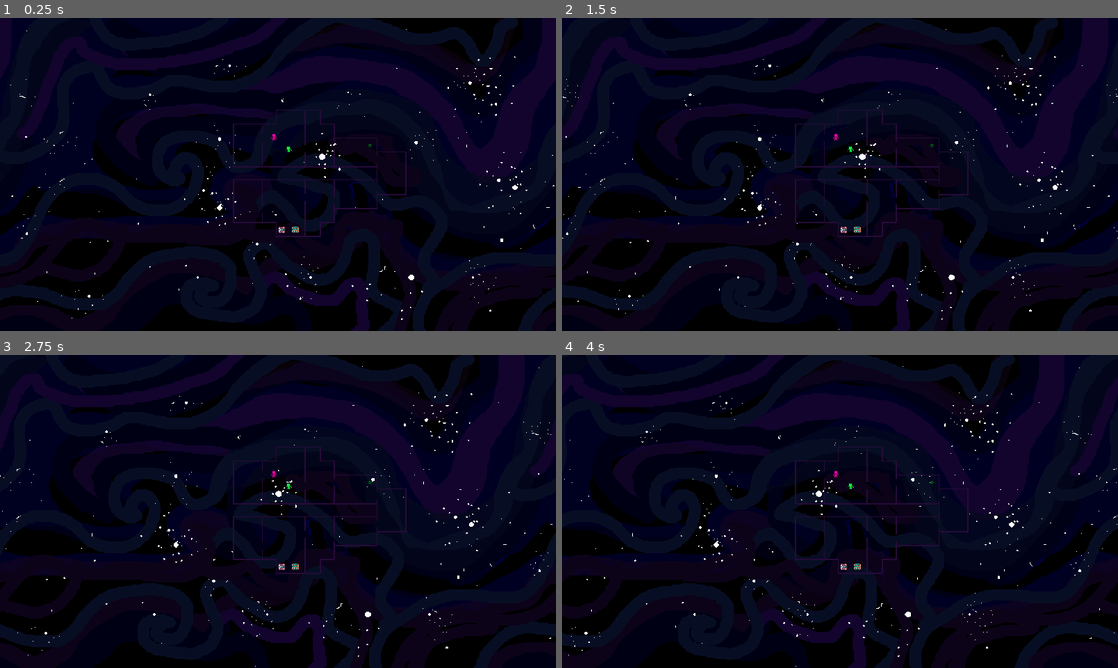
Above: before the commit, frames 1-4 (two rows, left to right).
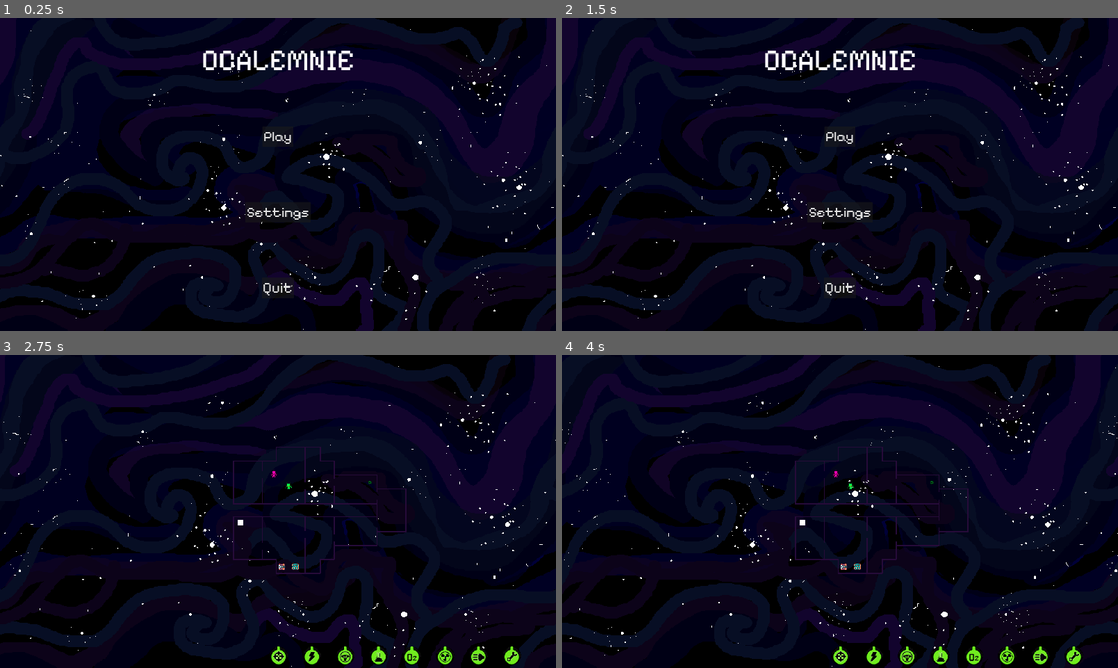
Above: after the commit, the same moments.

Repository: feargrinn/cyberiada2024
Game: Godot game, scene res://scenes/key_scenes/main_menu.tscn
Same seed, same stepped clock (60 frames per second), same inputs: the game is played once before the commit and once after it. Before the commit the project starts from res://scenes/key_scenes/game.tscn.
Inputs (mouse positions are in pixels of both pictures, inside the frame that each line leads up to):
- Up to frame 1 (0.25 s): no input
- Up to frame 2 (1.5 s): click (840, 212) at 0.5 s, where only the run after the commit has a clickable "Settings"; click (701, 280) at 1.25 s, where only the run after the commit has a clickable "Back"
- Up to frame 3 (2.75 s): click (278, 473) at 2 s, where only the run after the commit has a clickable "Play"
- Up to frame 4 (4 s): tap Enter (interact_B) at 2.75 s; tap S (A_dol) at 2.85 s; tap W (A_gora) at 3.6 s

The runs differ from the first frame. In frame 1, 7.7% of the frame differs, in the area x 0-100%, y 0-100%; in frame 2, 18%; in frame 3, 18%; in frame 4, 18%.

Commit message:
qol globale
jvhsdfjkbkjhlrlkksshvahg

Diff:
--- a/project.godot
+++ b/project.godot
@@ -11,7 +11,7 @@
 [application]
 
 config/name="gamejam working"
-run/main_scene="res://scenes/key_scenes/game.tscn"
+run/main_scene="res://scenes/key_scenes/main_menu.tscn"
 config/features=PackedStringArray("4.3", "GL Compatibility")
 config/icon="res://textures/postacie/wobot1_sprite_32x32.png"
 
--- a/scenes/key_scenes/game.tscn
+++ b/scenes/key_scenes/game.tscn
@@ -1,17 +1,26 @@
-[gd_scene load_steps=16 format=4 uid="uid://dr6pjruspb74u"]
-
-[ext_resource type="Texture2D" uid="uid://yu3wvduxrvn1" path="res://textures/background_stars.png" id="1_0hcai"]
+[gd_scene load_steps=26 format=4 uid="uid://dr6pjruspb74u"]
+
+[ext_resource type="Texture2D" uid="uid://dtwgxia2w7r64" path="res://textures/background_stars.png" id="1_0hcai"]
 [ext_resource type="Script" path="res://scripts/game.gd" id="1_mhe3d"]
 [ext_resource type="FontFile" uid="uid://cvka4xpwf0gfv" path="res://font/Pixelify_Sans/static/PixelifySans-Regular.ttf" id="1_orwdl"]
 [ext_resource type="PackedScene" uid="uid://bsadwdkvdmcp1" path="res://scenes/key_scenes/characterA.tscn" id="3_l4nfy"]
-[ext_resource type="Texture2D" uid="uid://dnel7ael7qtfg" path="res://textures/tilemap/tilemap.png" id="4_cmho3"]
+[ext_resource type="Texture2D" uid="uid://d2qohk16bplma" path="res://textures/tilemap/tilemap.png" id="4_cmho3"]
 [ext_resource type="Script" path="res://scripts/character_a.gd" id="4_y8s4w"]
 [ext_resource type="PackedScene" uid="uid://bskyjnmvgga3m" path="res://scenes/key_scenes/characterB.tscn" id="5_uwlxt"]
 [ext_resource type="PackedScene" uid="uid://bhx5ge86pfjav" path="res://scenes/smaller_scenes/wrench.tscn" id="6_hnola"]
 [ext_resource type="AudioStream" uid="uid://d3arsbkqn4ub5" path="res://audio/mainthemeiguess.mp3" id="8_hkgy1"]
-[ext_resource type="PackedScene" uid="uid://b0fky7fjf4adh" path="res://scenes/smaller_scenes/valve.tscn" id="9_e188o"]
-[ext_resource type="Texture2D" uid="uid://dex1vx3ycnhca" path="res://textures/statek/ship_ref.png" id="11_dk6ki"]
+[ext_resource type="PackedScene" uid="uid://8l3xkxatwxlj" path="res://scenes/smaller_scenes/valve.tscn" id="9_e188o"]
+[ext_resource type="Texture2D" uid="uid://vvhk1pvjkfer" path="res://textures/statek/ship_ref.png" id="11_dk6ki"]
 [ext_resource type="PackedScene" uid="uid://c3er8gmc1yhdc" path="res://scenes/smaller_scenes/oxygen_fixer.tscn" id="11_njxq5"]
+[ext_resource type="Script" path="res://scenes/key_scenes/medbay_oxygen.gd" id="13_y0geu"]
+[ext_resource type="Texture2D" uid="uid://yraqxdibqe5u" path="res://textures/Symbole GUI statku/CisnienieGood.png" id="14_elmuy"]
+[ext_resource type="Texture2D" uid="uid://dhbblg65bmarf" path="res://textures/Symbole GUI statku/EnergiaGood.png" id="15_22m7y"]
+[ext_resource type="Texture2D" uid="uid://5evfsd4vftr2" path="res://textures/Symbole GUI statku/KokpitGood.png" id="16_w41h1"]
+[ext_resource type="Texture2D" uid="uid://cy4mknu2nivo2" path="res://textures/Symbole GUI statku/LabGood.png" id="17_qer5v"]
+[ext_resource type="Texture2D" uid="uid://71eba7k7pn8o" path="res://textures/Symbole GUI statku/o2Good.png" id="18_0mwhp"]
+[ext_resource type="Texture2D" uid="uid://bfaub4ja2x5gt" path="res://textures/Symbole GUI statku/ReaktorGood.png" id="19_pffvp"]
+[ext_resource type="Texture2D" uid="uid://bevjoqxs7fevx" path="res://textures/Symbole GUI statku/SilnikGood.png" id="20_8cfy6"]
+[ext_resource type="Texture2D" uid="uid://bqro4edpinsnn" path="res://textures/Symbole GUI statku/WorkshopGood.png" id="21_03kw8"]
 
 [sub_resource type="Theme" id="Theme_uob01"]
 resource_name = "default_theme"
@@ -57,6 +66,8 @@
 physics_layer_0/collision_layer = 1
 sources/0 = SubResource("TileSetAtlasSource_2upoi")
 
+[sub_resource type="RectangleShape2D" id="RectangleShape2D_dja3j"]
+
 [node name="gui" type="MarginContainer"]
 anchors_preset = 15
 anchor_right = 1.0
@@ -119,54 +130,93 @@
 [node name="OxygenFixer" parent="game" instance=ExtResource("11_njxq5")]
 position = Vector2(1277, 440)
 
-[node name="HBoxContainer" type="HBoxContainer" parent="."]
+[node name="medbay_oxygen" type="Area2D" parent="game" groups=["interactable"]]
+position = Vector2(831, 579)
+script = ExtResource("13_y0geu")
+
+[node name="CollisionShape2D" type="CollisionShape2D" parent="game/medbay_oxygen"]
+shape = SubResource("RectangleShape2D_dja3j")
+
+[node name="ColorRect" type="ColorRect" parent="game/medbay_oxygen"]
+offset_left = -10.0
+offset_top = -10.0
+offset_right = 10.0
+offset_bottom = 10.0
+metadata/_edit_use_anchors_ = true
+
+[node name="MarginContainer" type="MarginContainer" parent="."]
+layout_mode = 2
+theme_override_constants/margin_left = 42
+theme_override_constants/margin_top = 42
+theme_override_constants/margin_right = 42
+theme_override_constants/margin_bottom = 42
+
+[node name="HBoxContainer" type="HBoxContainer" parent="MarginContainer"]
 layout_mode = 2
 size_flags_vertical = 8
 
-[node name="Control" type="Control" parent="HBoxContainer"]
-layout_mode = 2
-size_flags_horizontal = 3
-
-[node name="Sprite2D" type="Sprite2D" parent="HBoxContainer/Control"]
-
-[node name="Control2" type="Control" parent="HBoxContainer"]
-layout_mode = 2
-size_flags_horizontal = 3
-
-[node name="Sprite2D" type="Sprite2D" parent="HBoxContainer/Control2"]
-
-[node name="Control3" type="Control" parent="HBoxContainer"]
-layout_mode = 2
-size_flags_horizontal = 3
-
-[node name="Sprite2D" type="Sprite2D" parent="HBoxContainer/Control3"]
-
-[node name="Control4" type="Control" parent="HBoxContainer"]
-layout_mode = 2
-size_flags_horizontal = 3
-
-[node name="Sprite2D" type="Sprite2D" parent="HBoxContainer/Control4"]
-
-[node name="Control5" type="Control" parent="HBoxContainer"]
-layout_mode = 2
-size_flags_horizontal = 3
-
-[node name="Sprite2D" type="Sprite2D" parent="HBoxContainer/Control5"]
-
-[node name="Control6" type="Control" parent="HBoxContainer"]
-layout_mode = 2
-size_flags_horizontal = 3
-
-[node name="Sprite2D" type="Sprite2D" parent="HBoxContainer/Control6"]
-
-[node name="Control7" type="Control" parent="HBoxContainer"]
-layout_mode = 2
-size_flags_horizontal = 3
-
-[node name="Sprite2D" type="Sprite2D" parent="HBoxContainer/Control7"]
-
-[node name="Control8" type="Control" parent="HBoxContainer"]
-layout_mode = 2
-size_flags_horizontal = 3
-
-[node name="Sprite2D" type="Sprite2D" parent="HBoxContainer/Control8"]
+[node name="Control" type="Control" parent="MarginContainer/HBoxContainer"]
+layout_mode = 2
+size_flags_horizontal = 3
+
+[node name="HBoxContainer" type="HBoxContainer" parent="MarginContainer/HBoxContainer"]
+layout_mode = 2
+size_flags_horizontal = 3
+size_flags_vertical = 8
+
+[node name="cisnienie" type="Control" parent="MarginContainer/HBoxContainer/HBoxContainer"]
+layout_mode = 2
+size_flags_horizontal = 3
+size_flags_vertical = 8
+
+[node name="Sprite2D" type="Sprite2D" parent="MarginContainer/HBoxContainer/HBoxContainer/cisnienie"]
+texture = ExtResource("14_elmuy")
+
+[node name="energia" type="Control" parent="MarginContainer/HBoxContainer/HBoxContainer"]
+layout_mode = 2
+size_flags_horizontal = 3
+
+[node name="Sprite2D" type="Sprite2D" parent="MarginContainer/HBoxContainer/HBoxContainer/energia"]
+texture = ExtResource("15_22m7y")
+
+[node name="kokpit" type="Control" parent="MarginContainer/HBoxContainer/HBoxContainer"]
+layout_mode = 2
+size_flags_horizontal = 3
+
+[node name="Sprite2D" type="Sprite2D" parent="MarginContainer/HBoxContainer/HBoxContainer/kokpit"]
+texture = ExtResource("16_w41h1")
+
+[node name="lab" type="Control" parent="MarginContainer/HBoxContainer/HBoxContainer"]
+layout_mode = 2
+size_flags_horizontal = 3
+
+[node name="Sprite2D" type="Sprite2D" parent="MarginContainer/HBoxContainer/HBoxContainer/lab"]
+texture = ExtResource("17_qer5v")
+
+[node name="o2" type="Control" parent="MarginContainer/HBoxContainer/HBoxContainer"]
+layout_mode = 2
+size_flags_horizontal = 3
+
+[node name="Sprite2D" type="Sprite2D" parent="MarginContainer/HBoxContainer/HBoxContainer/o2"]
+texture = ExtResource("18_0mwhp")
+
+[node name="reaktor" type="Control" parent="MarginContainer/HBoxContainer/HBoxContainer"]
+layout_mode = 2
+size_flags_horizontal = 3
+
+[node name="Sprite2D" type="Sprite2D" parent="MarginContainer/HBoxContainer/HBoxContainer/reaktor"]
+texture = ExtResource("19_pffvp")
+
+[node name="silnik" type="Control" parent="MarginContainer/HBoxContainer/HBoxContainer"]
+layout_mode = 2
+size_flags_horizontal = 3
+
+[node name="Sprite2D" type="Sprite2D" parent="MarginContainer/HBoxContainer/HBoxContainer/silnik"]
+texture = ExtResource("20_8cfy6")
+
+[node name="workship" type="Control" parent="MarginContainer/HBoxContainer/HBoxContainer"]
+layout_mode = 2
+size_flags_horizontal = 3
+
+[node name="Sprite2D" type="Sprite2D" parent="MarginContainer/HBoxContainer/HBoxContainer/workship"]
+texture = ExtResource("21_03kw8")
--- /dev/null
+++ b/scenes/key_scenes/medbay_oxygen.gd
@@ -0,0 +1,4 @@
+extends Area2D
+
+func interact(player: Node2D) -> void:
+	print('powiększa się tlen')
--- a/scripts/Globals.gd
+++ b/scripts/Globals.gd
@@ -2,3 +2,13 @@
 
 const TILE_SIZE = 8
 var urgency = 1.0 #goes down
+
+#dużo statystyk varowych
+var cisnienie = 100
+var energia = 100
+var kokpit = 100
+var lab = 100
+var o2 = 100
+var reaktor = 100
+var silnik = 100
+var workshop = 100
Not shown, added: audio/ambient1.mp3.import
Not shown, added: audio/cosszybkiego.mp3.import
Not shown, added: audio/jakieszwyciestwonwmxDDD.mp3.import
Not shown, added: audio/klucz_naprawa_kabli.mp3.import
Not shown, added: audio/zawór.mp3.import
Not shown: 1 places in scenes/key_scenes/characterA.tscn that only renumber resources
Not shown: 1 places in scenes/key_scenes/characterB.tscn that only renumber resources
Not shown: 1 places in scenes/key_scenes/main_menu.tscn that only renumber resources
Not shown: 1 places in scenes/smaller_scenes/gameover.tscn that only renumber resources
Not shown: 1 places in scenes/smaller_scenes/valve.tscn that only renumber resources
Not shown: 1 places in scenes/smaller_scenes/wrench.tscn that only renumber resources
